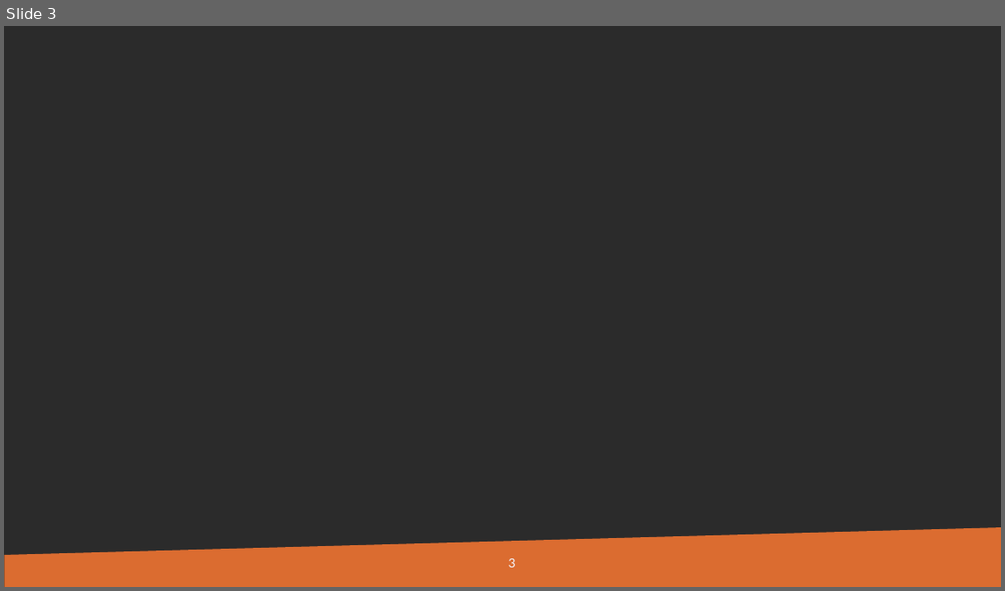
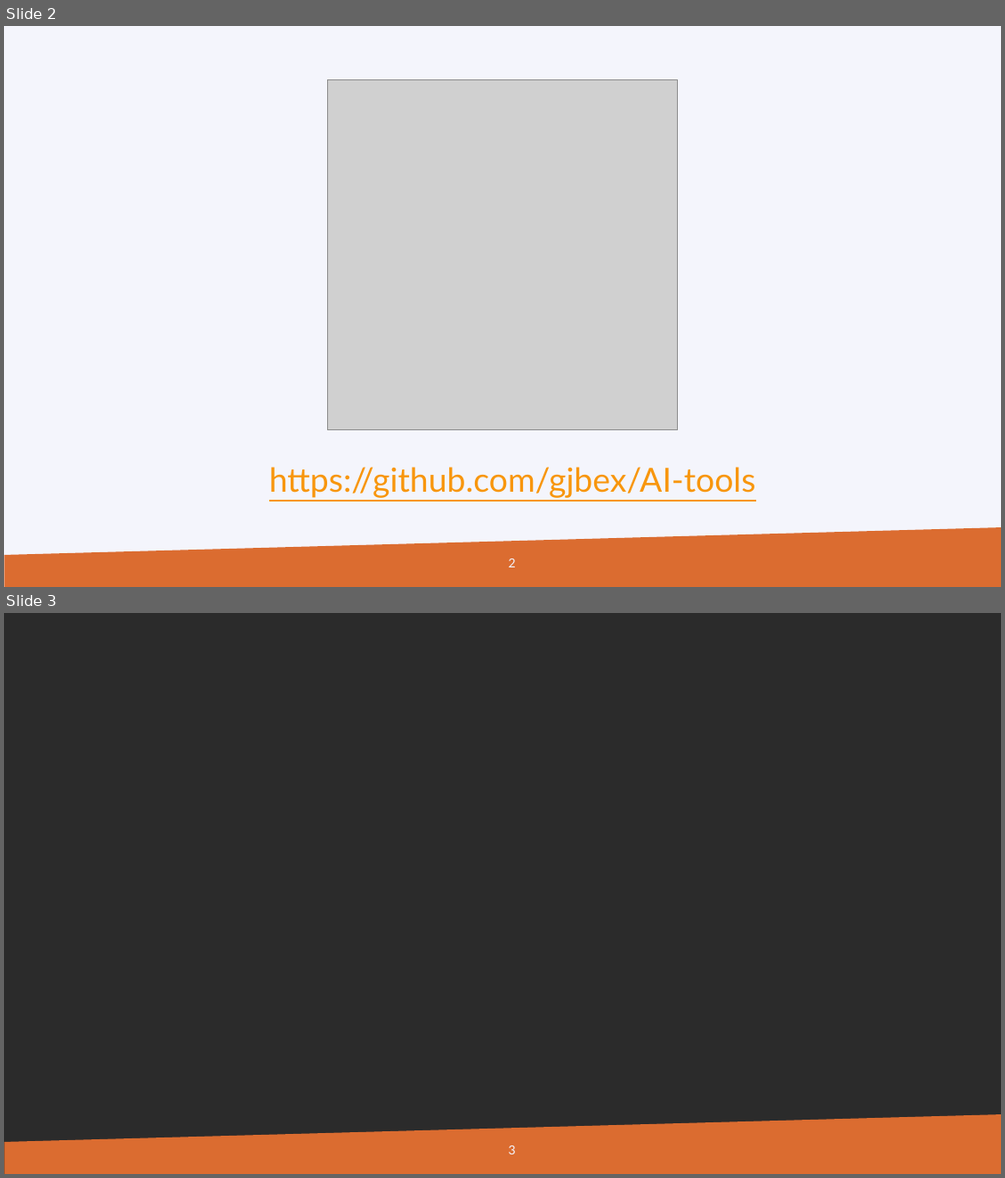
Before and after one commit to gjbex/Deploying-LLMs-locally, a slide deck: local_LLMs.pptx. Shown one above the other, each under a label of ours: slide 3 before the commit, slides 2 and 3 after it. The pictures are 1005x591 and 1005x1178 pixels, drawn with LibreOffice and Linux fonts; fonts in the diff are those of the drawing; grey boxes stand for pictures; background and template pictures are left out; a plain dark background stands for a picture behind light text. Boxes give left, top, right and bottom in pixels: in the first picture for what was removed or moved away, otherwise in the second. Text is boxed around its words. In the diff, an @@ line names an element or a change of style, - is before the commit and + after.

```diff
--- a/local_LLMs.pptx
+++ b/local_LLMs.pptx
@@ slide 2 added at (x1=4, y1=26, x2=1001, y2=587), background #F4F5FC; not listed: 1 template element that a slide beside it also shows @@
@@ picture added at (x1=327, y1=79, x2=678, y2=431) @@
@@ text added at (x1=269, y1=467, x2=756, y2=498), 32 pt, text #F8960D, underline @@
+https://github.com/gjbex/AI-tools
@@ page number added at (x1=509, y1=558, x2=516, y2=567), 12 pt, text #F4F5FC @@
+2
```
Also in this commit, not shown: 3 slides changed, 6 other slides added, 1 slide removed.
